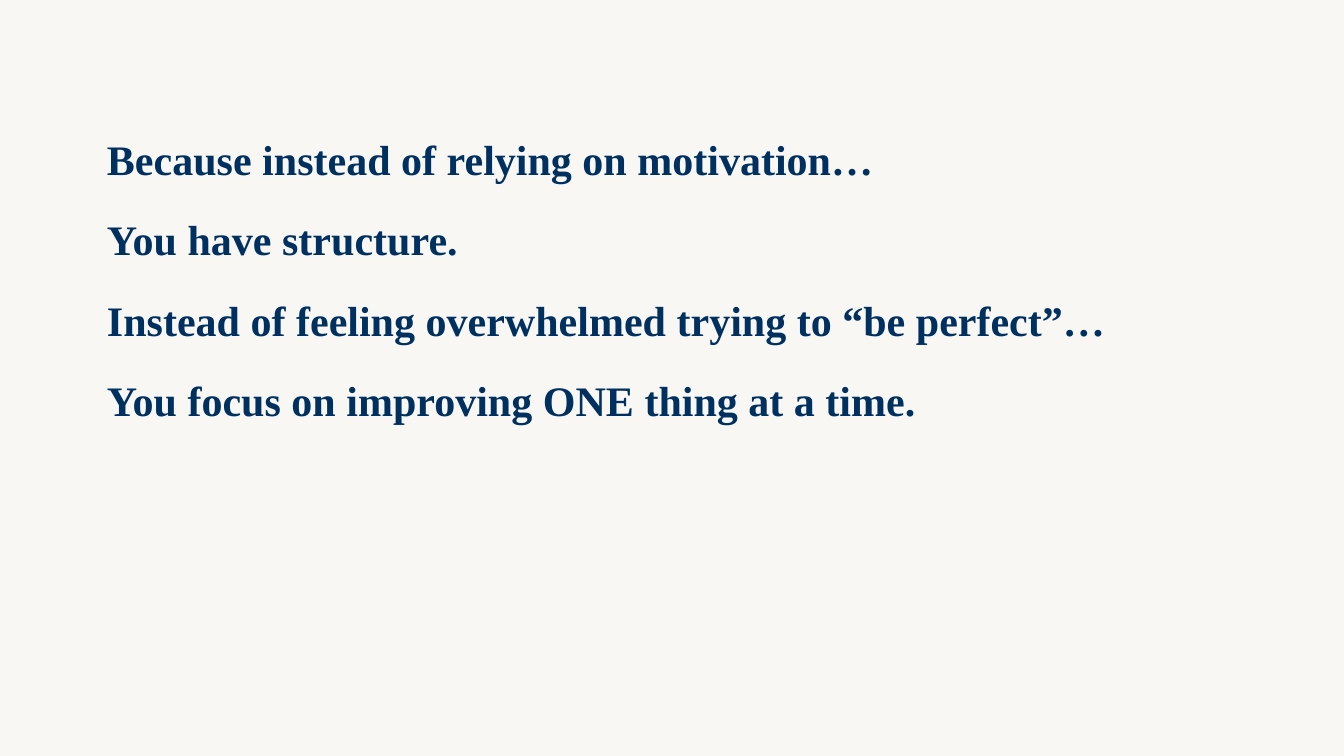
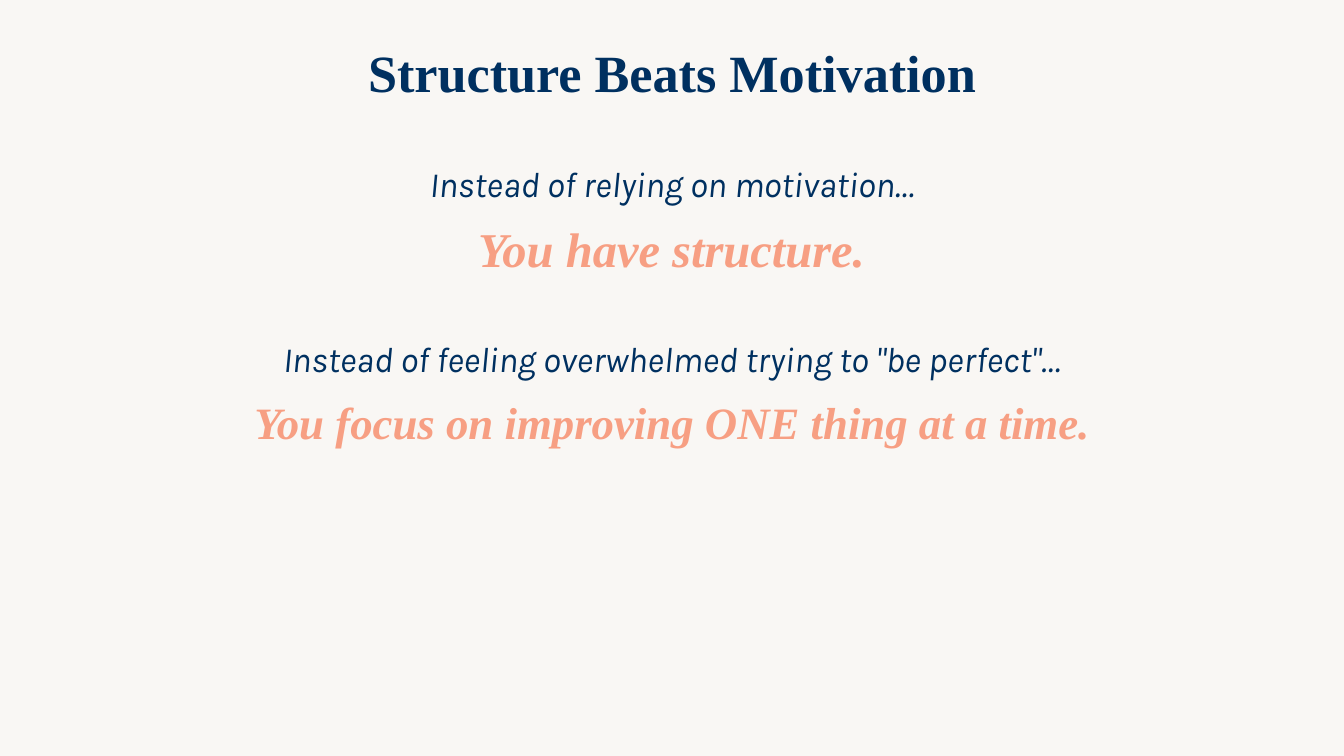
Before and after one commit to WeAreWLA/21-day-reset, a slide deck: slide 27 of decks/Day 5 - Free 5 Day Reset/Day 5 - Free 5 Day Reset.pptx. Drawn at 1344x756 pixels with LibreOffice and Linux fonts; fonts in the diff are those of the drawing. Boxes give left, top, right and bottom in pixels: in the first picture for what was removed or moved away, otherwise in the second. Text is boxed around its words. In the diff, an @@ line names an element or a change of style, - is before the commit and + after.

```diff
--- a/decks/Day 5 - Free 5 Day Reset/Day 5 - Free 5 Day Reset.pptx
+++ b/decks/Day 5 - Free 5 Day Reset/Day 5 - Free 5 Day Reset.pptx
@@ text added at bbox=[368, 55, 975, 93], 28 pt, text #003060, bold @@
+Structure Beats Motivation
@@ text "Instead of relying on motivation…": place and size @@
-text "Instead of relying on motivation…" at bbox=[107, 145, 1105, 425]
+text "Instead of relying on motivation…" at bbox=[254, 172, 1090, 448]
@@ text "Instead of relying on motivation…" at bbox=[254, 172, 1090, 448]: vertical alignment middle to top @@
@@ text at bbox=[430, 172, 914, 206]: text changed; size 22.5 to 19 pt; font Times New Roman to Karla; bold off; italic on @@
-Because instead of relying on motivation…
+Instead of relying on motivation…
@@ text at bbox=[254, 233, 1090, 448]: size 22.5 to 26 pt in "You have structure."; text colour #003060 to #F79F83, italic on in "You have structure.", "You focus on improving ONE thing at ..."; size 22.5 to 24 pt in "You focus on improving ONE thing at ..."; alignment left to centre; line spacing 1.15 to 1; more space between paragraphs; less space between paragraphs @@
@@ text at bbox=[283, 347, 1060, 381]: text changed; size 22.5 to 19 pt; font Times New Roman to Karla; bold off; italic on @@
-Instead of feeling overwhelmed trying to “be perfect”…
+Instead of feeling overwhelmed trying to "be perfect"…
```
Also in this commit, not shown: 22 other slides changed.
